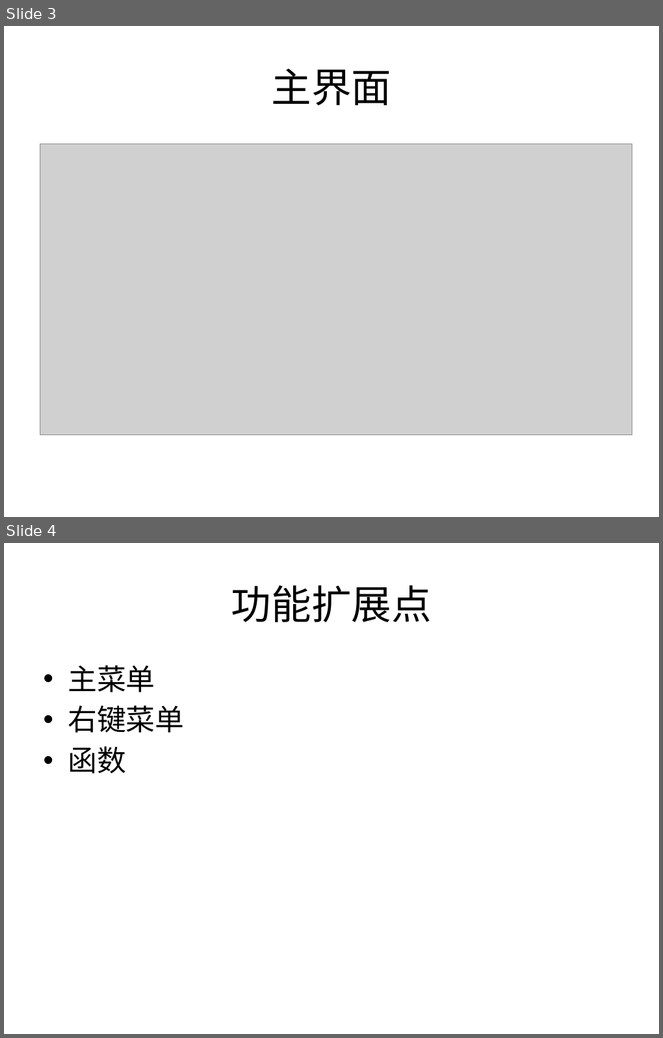
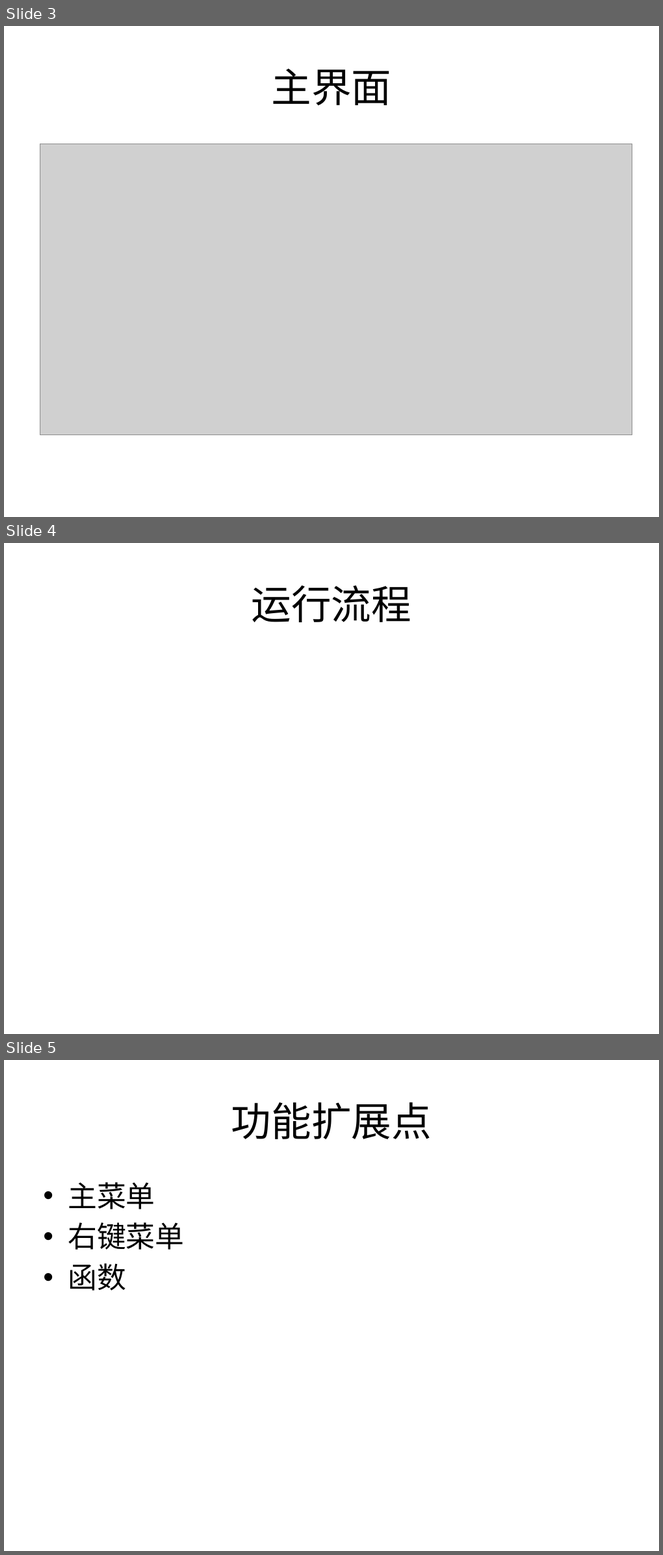
Before and after one commit to huhongjun/gridstudio, a slide deck: docu/GridStudio-Architecture.pptx. Shown one above the other, each under a label of ours: slides 3 and 4 before the commit, slides 3, 4 and 5 after it. The pictures are 663x1038 and 663x1555 pixels, drawn with LibreOffice and Linux fonts; fonts in the diff are those of the drawing; grey boxes stand for pictures. Boxes give left, top, right and bottom in pixels: in the first picture for what was removed or moved away, otherwise in the second. Text is boxed around its words. In the diff, an @@ line names an element or a change of style, - is before the commit and + after.

```diff
--- a/docu/GridStudio-Architecture.pptx
+++ b/docu/GridStudio-Architecture.pptx
@@ slide 4 added at [4,543,659,1034], background #FFFFFF @@
@@ title added at [252,585,412,622], 44 pt, text #000000 @@
+运行流程
@@ what was slide 4 is now slide 5 @@
```
Also in this commit, not shown: 1 slide changed, 2 other files.
